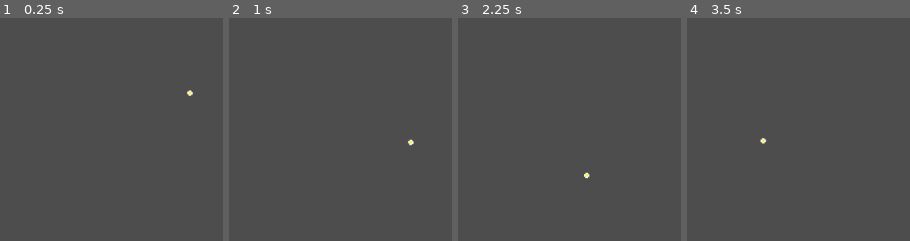
Above: before the commit, frames 1-4 (left to right).
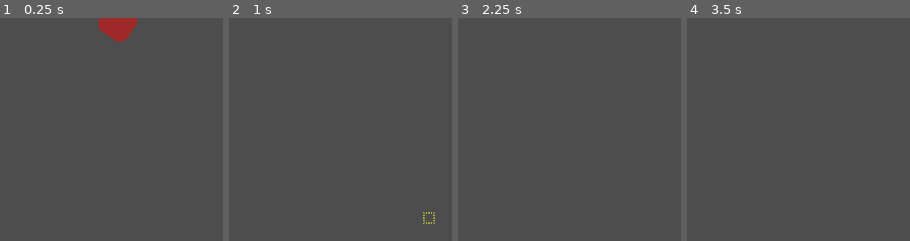
Above: after the commit, the same moments.

Repository: MarGamaDev/PuyoPuyoLike
Game: Godot game, scene res://Scenes/effects/attack_particle_effect.tscn
The game is run twice, just before and just after one commit, with the same random seed, the same clock (stepped at 60 frames per second) and the same inputs. This scene is started directly instead of the project's main scene.
Inputs:
- Up to frame 1 (0.25 s): no input
- Up to frame 2 (1 s): hold D (puyo_right) from 0.53 s (still down); tap 1 (TESTING_player_spawn) at 0.6 s
- Up to frame 3 (2.25 s): tap Enter at 1.25 s; release D (puyo_right) at 1.28 s; hold S (puyo_down) 1.28-2.03 s; tap J (puyo_rotate) at 1.35 s; tap Space at 2 s; hold D (puyo_right) from 2.03 s (still down); tap Shift (switch_target) at 2.1 s
- Up to frame 4 (3.5 s): keep holding D (puyo_right); tap Enter at 2.75 s; tap 1 (TESTING_player_spawn) at 2.85 s

The runs differ from the first frame. In frame 1, 1.4% of the frame differs, in the area x 43-87%, y 0-35%; in frame 2, 0.2%; in frame 3, less than 0.1%; in frame 4, less than 0.1%.

Commit message:
created generic effect that sends a sprite in a random curve to hit somewhere else

Diff:
--- a/Scenes/PuyoPuyo/puyo.tscn
+++ b/Scenes/PuyoPuyo/puyo.tscn
@@ -1,6 +1,6 @@
 [gd_scene load_steps=12 format=3 uid="uid://cqw1jv0baovrt"]
 
-[ext_resource type="Script" uid="uid://dub4mt75gbejk" path="res://Scripts/PuyoPuyo/puyo.gd" id="1_jkgo8"]
+[ext_resource type="Script" uid="uid://dub4mt75gbejk" path="res://scripts/PuyoPuyo/puyo.gd" id="1_jkgo8"]
 [ext_resource type="Texture2D" uid="uid://hvooavpam6hd" path="res://Placeholder Art/puyo_out_of_bounds.png" id="2_2smv1"]
 [ext_resource type="Texture2D" uid="uid://b480cnlhxsl2q" path="res://Placeholder Art/puyo_blue.png" id="2_fnkyh"]
 [ext_resource type="Texture2D" uid="uid://cout30nmga87f" path="res://Placeholder Art/puyo_junk.png" id="2_ua2oy"]
--- a/Scenes/effects/attack_particle_effect.tscn
+++ b/Scenes/effects/attack_particle_effect.tscn
@@ -1,24 +1,55 @@
-[gd_scene load_steps=4 format=3 uid="uid://copdt5sgr6w4o"]
+[gd_scene load_steps=10 format=3 uid="uid://copdt5sgr6w4o"]
 
 [ext_resource type="Script" uid="uid://bysr3fa2ip1ad" path="res://scripts/effects/attack_particle_effect.gd" id="1_47cro"]
 [ext_resource type="Texture2D" uid="uid://gmla32085lxi" path="res://Placeholder Art/placeholder_twinkle.png" id="2_44lgp"]
+[ext_resource type="Texture2D" uid="uid://dqohymee1bv55" path="res://Placeholder Art/puyo_pop.png" id="3_44lgp"]
 
 [sub_resource type="Curve2D" id="Curve2D_y1t4w"]
-_data = {
-"points": PackedVector2Array(0, 0, 0, 0, 91, -2, 0, 0, 0, 0, 66, 150, 0, 0, 0, 0, -82, 142, 0, 0, 0, 0, -87, -11)
-}
+
+[sub_resource type="Curve" id="Curve_44lgp"]
+_data = [Vector2(0, 0), 0.0, 0.0, 0, 0, Vector2(0.108475, 0.995953), 0.0, 0.0, 0, 0, Vector2(0.738806, 1), 0.0, 0.0, 0, 0, Vector2(1, 0.0172249), -3.33397, 0.0, 0, 0]
 point_count = 4
 
+[sub_resource type="CurveTexture" id="CurveTexture_y1t4w"]
+curve = SubResource("Curve_44lgp")
+
+[sub_resource type="Curve" id="Curve_6cpid"]
+_limits = [0.0, 2.0, 0.0, 1.0]
+_data = [Vector2(0, 0.228708), 0.0, 0.0, 0, 0, Vector2(1, 1.96268), 6.39012, 0.0, 0, 0]
+point_count = 2
+
+[sub_resource type="CurveTexture" id="CurveTexture_gb4dw"]
+curve = SubResource("Curve_6cpid")
+
+[sub_resource type="ParticleProcessMaterial" id="ParticleProcessMaterial_1o3b0"]
+particle_flag_disable_z = true
+gravity = Vector3(0, 0, 0)
+scale_curve = SubResource("CurveTexture_gb4dw")
+alpha_curve = SubResource("CurveTexture_y1t4w")
+
 [node name="AttackParticleEffect" type="Node2D"]
-position = Vector2(198, 90)
 script = ExtResource("1_47cro")
 
 [node name="Path2D" type="Path2D" parent="."]
 curve = SubResource("Curve2D_y1t4w")
 
 [node name="PathFollow2D" type="PathFollow2D" parent="Path2D"]
-position = Vector2(91, -2)
-rotation = 1.73381
+loop = false
 
-[node name="Sprite2D" type="Sprite2D" parent="Path2D/PathFollow2D"]
+[node name="ProjectileSprite" type="Sprite2D" parent="Path2D/PathFollow2D"]
+modulate = Color(1, 1, 1, 0.462745)
 texture = ExtResource("2_44lgp")
+
+[node name="EndEffect" type="GPUParticles2D" parent="Path2D/PathFollow2D"]
+emitting = false
+amount = 1
+texture = ExtResource("3_44lgp")
+one_shot = true
+process_material = SubResource("ParticleProcessMaterial_1o3b0")
+
+[node name="testSprite" type="Sprite2D" parent="."]
+visible = false
+position = Vector2(300, 300)
+texture = ExtResource("2_44lgp")
+
+[connection signal="finished" from="Path2D/PathFollow2D/EndEffect" to="." method="_on_end_effect_finished"]
--- /dev/null
+++ b/scripts/effects/attack_effect.gd
@@ -0,0 +1,12 @@
+extends Resource
+class_name AttackEffect
+
+@export var effect_type : EFFECT_TYPE
+
+enum EFFECT_TYPE {
+	PLAYER_RED,
+	PLAYER_GREEN,
+	PLAYER_BLUE,
+	PLAYER_YELLOW,
+	JUNK
+}
--- a/scripts/effects/attack_particle_effect.gd
+++ b/scripts/effects/attack_particle_effect.gd
@@ -1,11 +1,79 @@
 extends Node2D
 
+signal on_reaching_path_end()
+
+var effect_sprite_dictionary = {
+	AttackEffect.EFFECT_TYPE.PLAYER_RED : "res://Placeholder Art/puyo_red.png",
+	AttackEffect.EFFECT_TYPE.PLAYER_GREEN : "res://Placeholder Art/puyo_green.png",
+	AttackEffect.EFFECT_TYPE.PLAYER_BLUE : "res://Placeholder Art/puyo_blue.png",
+	AttackEffect.EFFECT_TYPE.PLAYER_YELLOW : "res://Placeholder Art/puyo_yellow.png",
+	AttackEffect.EFFECT_TYPE.JUNK : "res://Placeholder Art/puyo_junk.png"
+}
+
+@export var particle_accelleration : float = 1.8
+@export var particle_speed : float = 5
+@export var max_particle_speed : float = 40
+@export var min_curve_angle_degrees : float = 35
+@export var max_curve_angle_degrees : float = 90
+@export var min_curve_intensity : float = 150
+@export var max_curve_intensity : float = 350
+#@export var min_curve_start_distance : float = 0.2
+#@export var max_curve_start_distance : float = 0.8
+#@export var min_curve_point_offset : float = 25
+#@export var max_curve_point_offset : float = 150
+
 var started : bool = false
-@export var particle_speed = 100
+var start_point : Vector2
+var end_point : Vector2
+var curve_point_offset : float = 0
+var curve_length : float
+var effect_type : AttackEffect.EFFECT_TYPE
+
+@onready var particle_effect : GPUParticles2D = $Path2D/PathFollow2D/EndEffect
 
 func _physics_process(delta: float) -> void:
 	if started:
-		$Path2D/PathFollow2D.progress += particle_speed * delta
+		particle_speed = lerp(particle_speed, max_particle_speed, delta * particle_accelleration)
+		#$Path2D/PathFollow2D.progress = lerp($Path2D/PathFollow2D.progress, curve_length, particle_speed * delta)
+		$Path2D/PathFollow2D.progress += particle_speed
+		if $Path2D/PathFollow2D.progress_ratio >= 0.975:
+			started = false
+			play_particle_effect()
+			$Path2D/PathFollow2D/ProjectileSprite.hide()
 
 func _ready():
+	min_curve_angle_degrees = deg_to_rad(min_curve_angle_degrees)
+	max_curve_angle_degrees = deg_to_rad(max_curve_angle_degrees)
+	create_effect(Vector2(0,0), Vector2(300,300), AttackEffect.EFFECT_TYPE.PLAYER_RED)
+
+func create_effect(start_point : Vector2, end_point : Vector2, effect_type: AttackEffect.EFFECT_TYPE):
+	set_points(start_point, end_point)
+	$Path2D/PathFollow2D/ProjectileSprite.texture = load(effect_sprite_dictionary[effect_type])
 	started = true
+	pass
+
+func set_points(start : Vector2, end : Vector2):
+	start_point = start
+	end_point = end
+	$Path2D.curve.add_point(start_point)
+	$Path2D.curve.add_point(end_point)
+
+	var direction_of_travel = end - start
+	direction_of_travel = direction_of_travel.normalized()
+	var random_angle = randf_range(min_curve_angle_degrees, max_curve_angle_degrees)
+	if randi_range(0,1) == 0:
+		random_angle *= -1
+	var curve_direction = direction_of_travel.rotated(random_angle)
+	curve_direction *= randf_range(min_curve_intensity, max_curve_intensity)
+
+	$Path2D.curve.set_point_out(0, curve_direction)
+
+	curve_length = $Path2D.curve.get_baked_length()
+
+func play_particle_effect():
+	particle_effect.restart()
+
+func _on_end_effect_finished() -> void:
+	print("effect done")
+	await get_tree().create_timer(0.3).timeout
+	queue_free()
Not shown, added: scripts/effects/attack_effect.gd.uid
